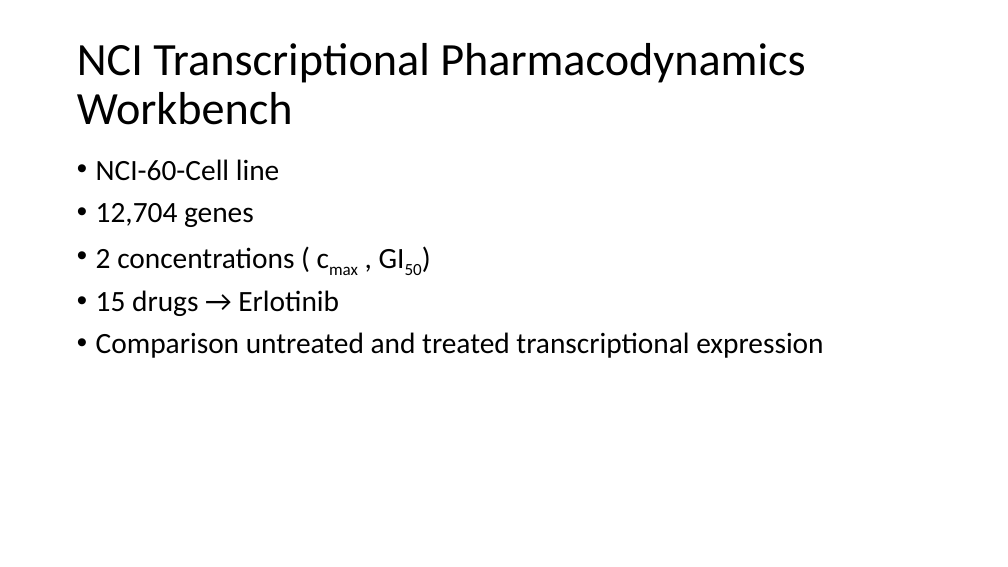
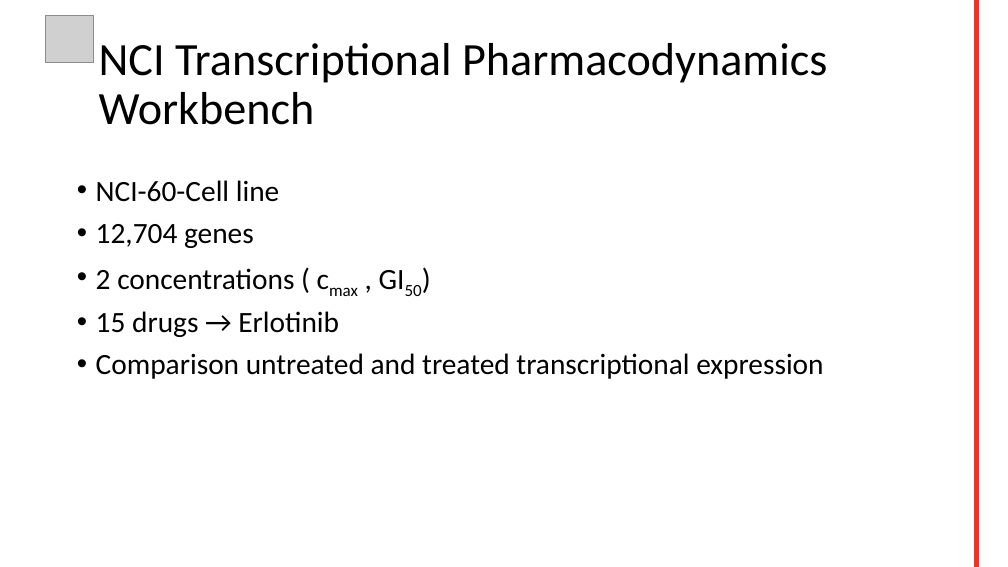
Before and after one commit to datascience-mobi/group-04-project-2-4, a slide deck: slide 2 of Project proposal.pptx. Drawn at 1008x567 pixels with LibreOffice and Linux fonts; fonts in the diff are those of the drawing; grey boxes stand for pictures; background and template pictures are left out. Boxes give left, top, right and bottom in pixels: in the first picture for what was removed or moved away, otherwise in the second. Text is boxed around its words. In the diff, an @@ line names an element or a change of style, - is before the commit and + after.

```diff
--- a/Project proposal.pptx
+++ b/Project proposal.pptx
@@ picture added at (45, 15, 93, 63) @@
@@ rectangle added at (975, 0, 979, 567), fill #F63122, outline #F63122 1 pt @@
@@ title "NCI Transcriptional Pharmacodynamics Workbench": place and size @@
-title "NCI Transcriptional Pharmacodynamics Workbench" at (77, 43, 805, 125)
+title "NCI Transcriptional Pharmacodynamics Workbench" at (99, 43, 827, 125)
@@ text "NCI-60-Cell line": place and size @@
-text "NCI-60-Cell line" at (96, 159, 823, 358)
+text "NCI-60-Cell line" at (96, 180, 823, 379)
```
Also in this commit, not shown: 6 other slides changed.
